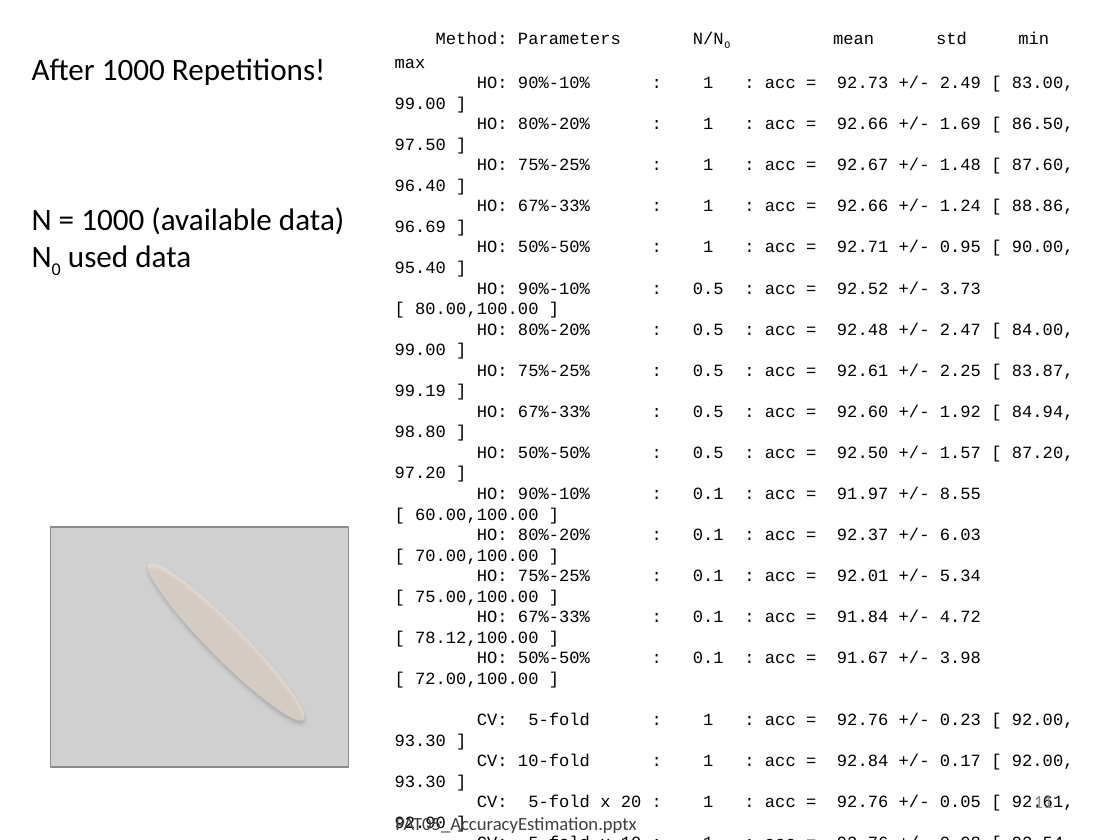
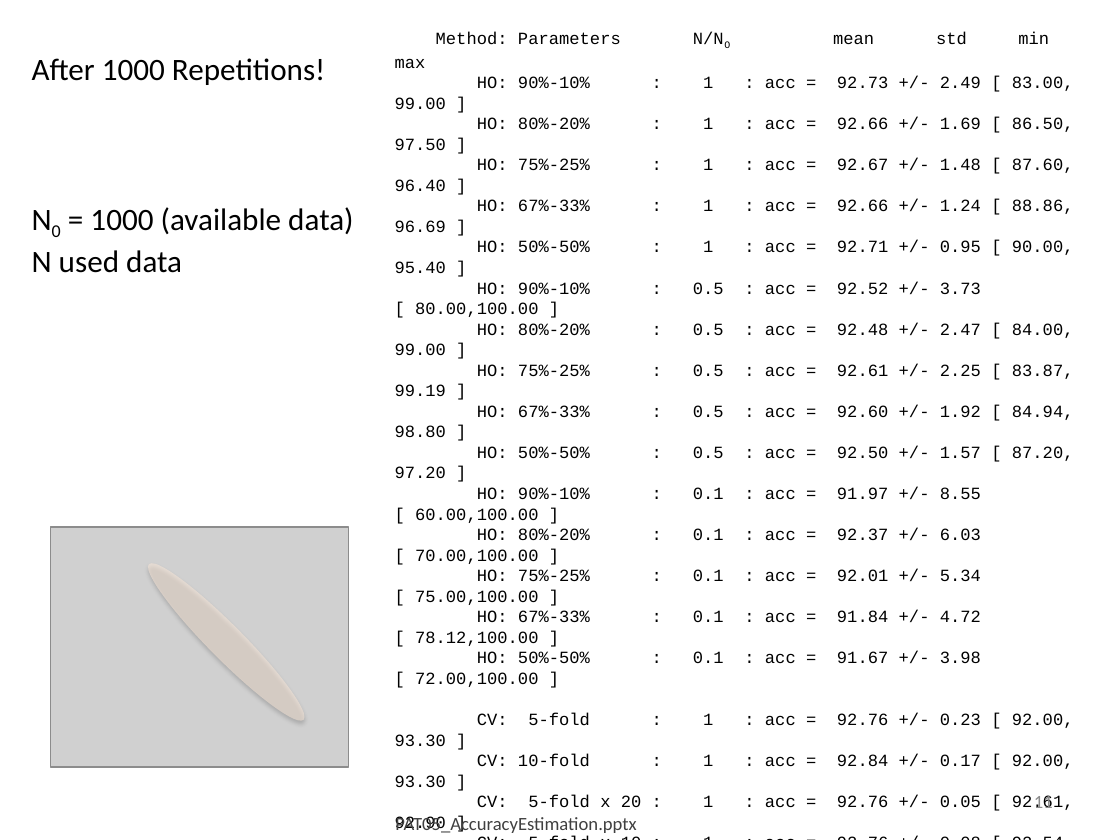
Before and after one commit to domingomery/patrones, a slide deck: slide 11 of clases/Cap05_Evaluacion/presentations/PAT05_AccuracyEstimation.pptx. Drawn at 1120x840 pixels with LibreOffice and Linux fonts; fonts in the diff are those of the drawing; grey boxes stand for pictures. Boxes give left, top, right and bottom in pixels: in the first picture for what was removed or moved away, otherwise in the second. Text is boxed around its words. In the diff, an @@ line names an element or a change of style, - is before the commit and + after.

```diff
--- a/clases/Cap05_Evaluacion/presentations/PAT05_AccuracyEstimation.pptx
+++ b/clases/Cap05_Evaluacion/presentations/PAT05_AccuracyEstimation.pptx
@@ text at box(32, 207, 353, 273): text changed @@
-N = 1000 (available data)
-N0 used data
+N0 = 1000 (available data)
+N used data
```
Also in this commit, not shown: 10 other files.
